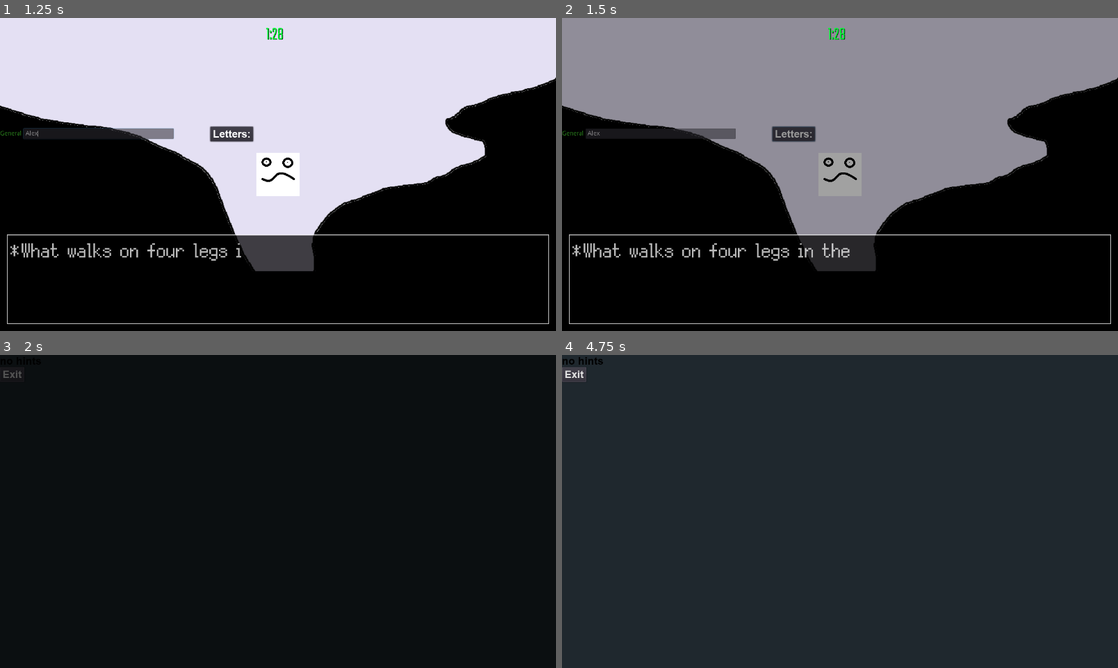
Above: before the commit, frames 1-4 (two rows, left to right).
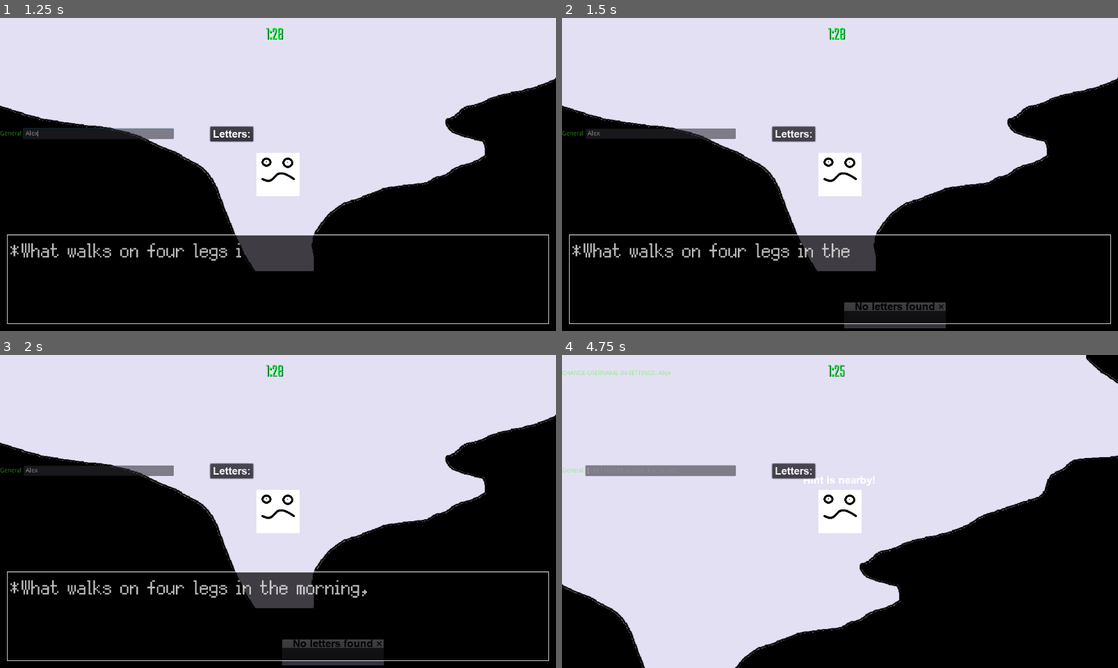
Above: after the commit, the same moments.

Repository: rwyndrum4/MENDAX
Game: Godot game, scene res://Scenes/minigames/riddler/riddleGame.tscn
The game is run twice, just before and just after one commit, with the same random seed, the same clock (stepped at 60 frames per second) and the same inputs. This scene is started directly instead of the project's main scene.
Inputs (mouse positions are in pixels of both pictures, inside the frame that each line leads up to):
- Up to frame 1 (1.25 s): click (100, 133) at 0.52 s; type "Alex" at 0.6 s
- Up to frame 2 (1.5 s): click "Letters:" at 1.25 s
- Up to frame 3 (2 s): no input
- Up to frame 4 (4.75 s): tap Enter (ui_accept) at 2, 2.27, 3.02, 4.52 s; hold Right (ui_right) 2.03-2.78 s; hold Down (ui_down) 2.78-3.53 s; hold Right (ui_right) 3.53-4.28 s; hold Up (ui_up) from 4.28 s (still down)

Frame 1 is identical in both runs. In frame 2, 47% of the frame differs, in the area x 0-100%, y 0-100%; in frame 3, 49%; in frame 4, 100%.

Commit message:
Finished hidden hints

Diff:
--- a/game/Scenes/minigames/riddler/currenthints.gd
+++ /dev/null
@@ -1,21 +0,0 @@
-extends Label
-
-
-# Declare member variables here. Examples:
-# var a = 2
-# var b = "text"
-
-
-# Called when the node enters the scene tree for the first time.
-func _ready():
-	self.show()
-
-
-
-# Called every frame. 'delta' is the elapsed time since the previous frame.
-#func _process(delta):
-#	pass
-
-
-func _on_exithints_pressed():
-	SceneTrans.change_scene("res://Scenes/minigames/riddler/riddleGame.tscn")
--- a/game/Scenes/minigames/riddler/currenthints.tscn
+++ /dev/null
@@ -1,31 +0,0 @@
-[gd_scene load_steps=5 format=2]
-
-[ext_resource path="res://Assets/ARIALBD.TTF" type="DynamicFontData" id=1]
-[ext_resource path="res://Scenes/minigames/riddler/currenthints.gd" type="Script" id=2]
-
-[sub_resource type="DynamicFont" id=8]
-size = 24
-font_data = ExtResource( 1 )
-
-[sub_resource type="DynamicFont" id=9]
-size = 24
-font_data = ExtResource( 1 )
-
-[node name="currenthints" type="Label"]
-visible = false
-margin_right = 40.0
-margin_bottom = 14.0
-custom_colors/font_color = Color( 0, 0, 0, 1 )
-custom_fonts/font = SubResource( 8 )
-text = "no hints"
-script = ExtResource( 2 )
-
-[node name="exithints" type="Button" parent="."]
-anchor_top = 1.0
-anchor_bottom = 1.0
-margin_right = 12.0
-margin_bottom = 20.0
-custom_fonts/font = SubResource( 9 )
-text = "Exit"
-
-[connection signal="pressed" from="exithints" to="." method="_on_exithints_pressed"]
--- a/game/Scenes/minigames/riddler/riddleGame.gd
+++ b/game/Scenes/minigames/riddler/riddleGame.gd
@@ -39,7 +39,7 @@
 	GlobalSignals.connect("openChatbox", self, "chatbox_use")
 	GlobalSignals.connect("inputText", self, "chatbox_submit")
 	init_hiddenitems() #initalizes hidden items array and other things needed
-	$Player/Hints/currenthints.hide()#hides hints
+
 
 
 
@@ -125,14 +125,14 @@
 		itemarray.append(0)
 """
 /*
-* @pre Called when player enters hidden item area
-* @post If item hasn't been found alerts player item is nearby
+* @pre Called when player clicks to view current letters found
+* @post Displays current letters found for riddle
 * @param Player
 * @return None
 */
 """
 func _on_Hints_pressed():
-	SceneTrans.change_scene("res://Scenes/minigames/riddler/currenthints.tscn")
+	$GUI/hintspopup.popup()
 
 
 
@@ -152,12 +152,14 @@
 		var index=rng.randi_range(0, hintlength-1)
 		var letter=hint[index];
 		currenthints=str(currenthints)+letter;
-		$Player/Hints/currenthints.text=str(currenthints);
-		hintbox.window_title=str(letter)+" is in the word"; #sets hint to letter given
+		$GUI/hintspopup.window_title=str(currenthints);
+		if hintlength==1:
+			hintbox.window_title=str(letter)+" is in the word. All hints have been found."; #all hints found
+		else:
+			hintbox.window_title=str(letter)+" is in the word"; #sets hint to letter given
 		hintbox.popup()
 		#erases letter from hint so it cannot be given again
 		hint.erase(index,1)
-		#print(hint)
 		if hintlength!=0:
 			hintlength=hintlength-1;#hintlength decreased as one letter given as hint
 		itemarray[itemnumber-1]=1; #item has been found
--- a/game/Scenes/minigames/riddler/riddleGame.tscn
+++ b/game/Scenes/minigames/riddler/riddleGame.tscn
@@ -9,7 +9,6 @@
 [ext_resource path="res://Scenes/chatBox/chatBox.tscn" type="PackedScene" id=7]
 [ext_resource path="res://Assets/35189.png" type="Texture" id=8]
 [ext_resource path="res://Assets/ARIALBD.TTF" type="DynamicFontData" id=9]
-[ext_resource path="res://Scenes/minigames/riddler/currenthints.tscn" type="PackedScene" id=10]
 
 [sub_resource type="OccluderPolygon2D" id=1]
 polygon = PoolVector2Array( -48.9833, -45.9201, -50.0482, 47.9166, -50.0482, 47.9166, 50.0482, 46.9184, 50.0482, 46.9184, 48.9833, -48.9149, 47.9185, -50.9114 )
@@ -25,6 +24,13 @@
 [sub_resource type="DynamicFont" id=2]
 size = 40
 font_data = ExtResource( 1 )
+
+[sub_resource type="DynamicFont" id=9]
+font_data = ExtResource( 9 )
+
+[sub_resource type="DynamicFont" id=8]
+size = 24
+font_data = ExtResource( 9 )
 
 [sub_resource type="RectangleShape2D" id=4]
 extents = Vector2( 90, 92.5 )
@@ -74,9 +80,6 @@
 custom_fonts/font = SubResource( 7 )
 text = "Letters:"
 
-[node name="currenthints" parent="Player/Hints" instance=ExtResource( 10 )]
-text = " No hints"
-
 [node name="colliders" type="StaticBody2D" parent="."]
 
 [node name="WallA" type="CollisionPolygon2D" parent="colliders"]
@@ -123,12 +126,24 @@
 margin_bottom = -442.0
 
 [node name="WindowDialog" type="WindowDialog" parent="GUI"]
-margin_left = 656.0
-margin_top = 1210.0
-margin_right = 704.0
-margin_bottom = 1250.0
-rect_scale = Vector2( 5.13829, 1.56244 )
-resizable = true
+visible = true
+margin_left = 436.0
+margin_top = 1174.0
+margin_right = 484.0
+margin_bottom = 1214.0
+rect_scale = Vector2( 2.06932, 1.03635 )
+custom_colors/title_color = Color( 0.0431373, 0.0431373, 0.0431373, 1 )
+custom_fonts/title_font = SubResource( 9 )
+
+[node name="hintspopup" type="WindowDialog" parent="GUI"]
+visible = true
+margin_left = 650.0
+margin_top = 1290.0
+margin_right = 795.0
+margin_bottom = 1330.0
+custom_colors/title_color = Color( 0, 0, 0, 1 )
+custom_fonts/title_font = SubResource( 8 )
+window_title = "No letters found"
 
 [node name="item1area" type="Area2D" parent="."]
 position = Vector2( 530, 272 )
Not shown: 1 places in game/Scenes/minigames/riddler/riddleGame.tscn that only renumber resources
